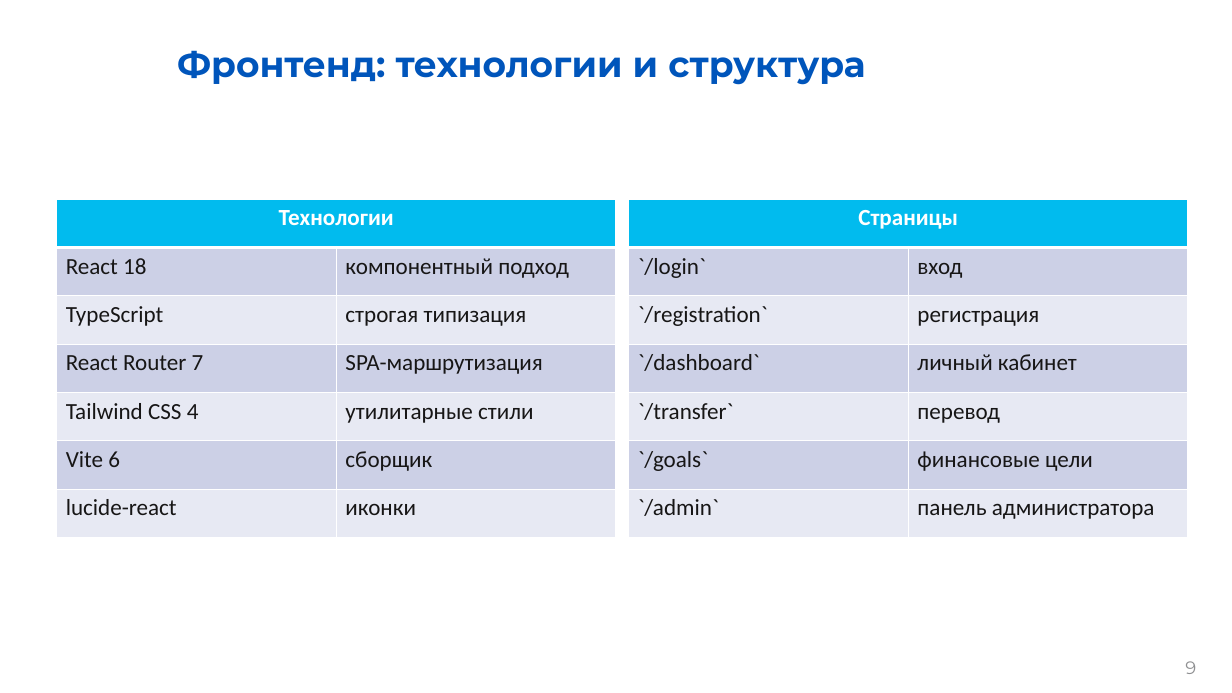
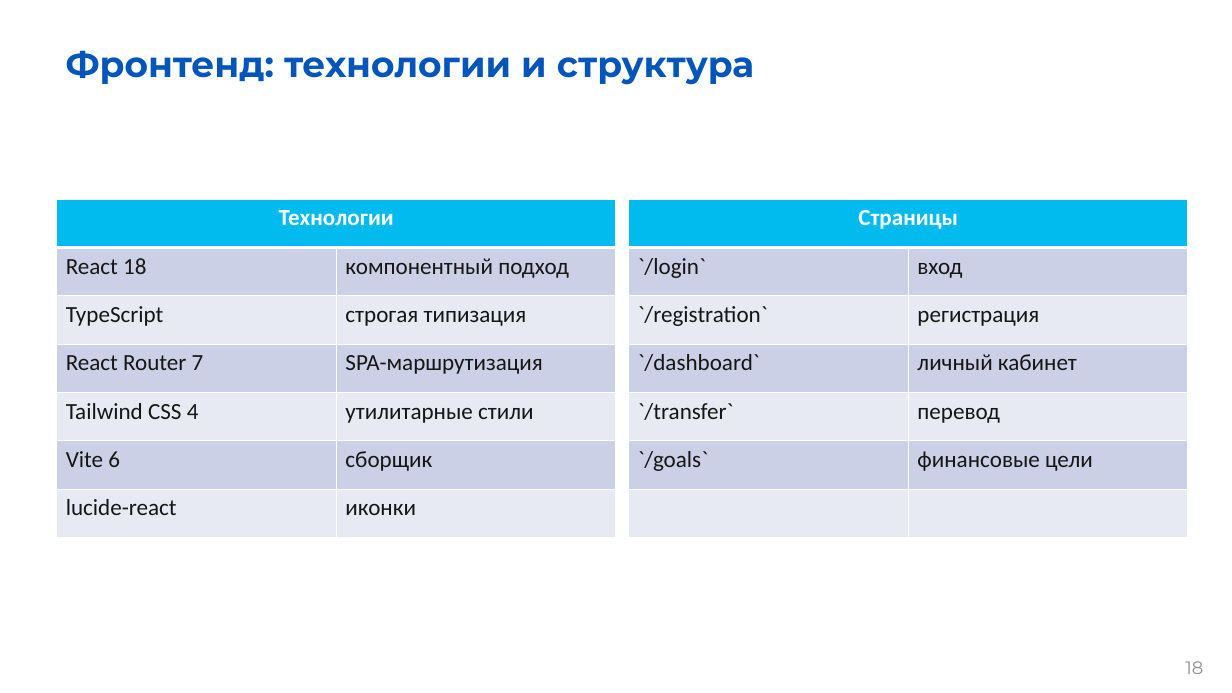
Before and after one commit to kmozgovoj11-rgb/bank_simulator, a slide deck: slide 18 of Презентация.pptx (slide 9 before the commit). Drawn at 1232x693 pixels with LibreOffice and Linux fonts; fonts in the diff are those of the drawing; background and template pictures are left out. Boxes give left, top, right and bottom in pixels: in the first picture for what was removed or moved away, otherwise in the second. Text is boxed around its words. In the diff, an @@ line names an element or a change of style, - is before the commit and + after.

```diff
--- a/Презентация.pptx
+++ b/Презентация.pptx
@@ title "Фронтенд: технологии и структура" at (x1=66, y1=50, x2=754, y2=85): alignment centre to left @@
@@ table at (x1=628, y1=200, x2=1189, y2=539) @@
-row 7, column 1: `/admin`
+row 7, column 1: 
-row 7, column 2: панель администратора
+row 7, column 2: 
@@ page number at (x1=1185, y1=661, x2=1203, y2=674): text changed @@
-9
+18
```
Also in this commit, not shown: 15 other slides changed, 16 slides added, 2 slides removed.
